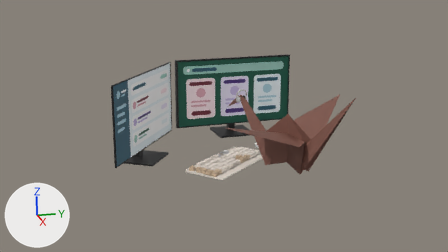
The Blender file assets/blender/CraneOnLeague.blend: old version first, new version second.
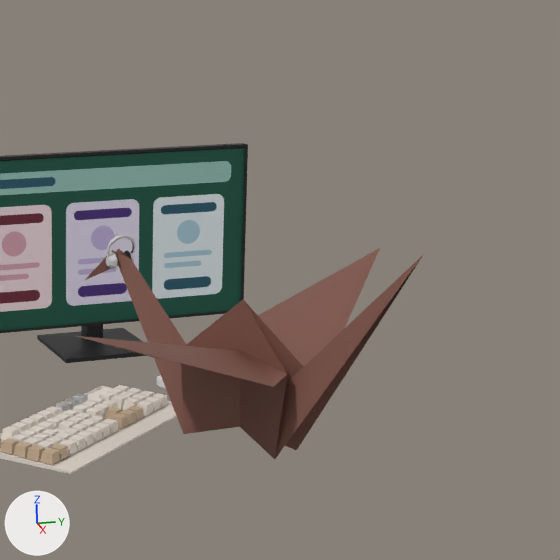
Old and new are each drawn from the file's camera 'Camera' and again close up on the part from 44% to 91% of the width and 0% to 85% of the height. The axes (+X, +Y, +Z) are drawn at lower left. The lights are the same throughout. The first two pictures are the older version.

In view in the first close-up: 'Crane', 'Keyboard', 'Monitor' and 65 more.
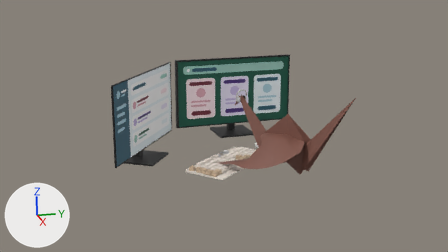
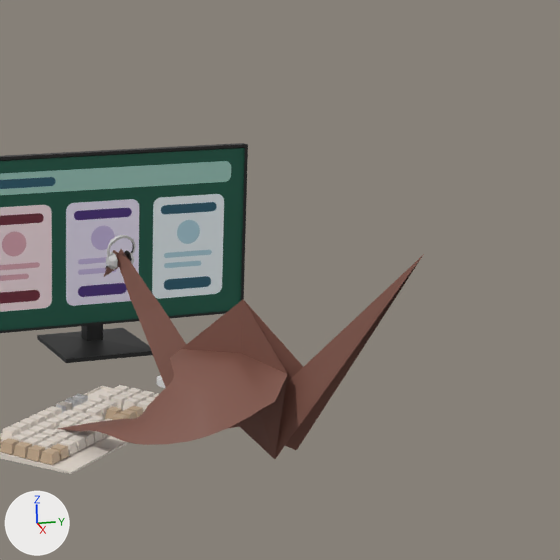
Pixel boxes [x1, y1, x2, y2] of what changed, in the close-ups (560 x 560 px; the box of a moved part takes in the faces that stretch with it):
'Crane', reshaped
    before: [76, 248, 424, 459]
    after: [58, 249, 424, 459]
part 1 of me_plane, moved or reshaped
    before: [76, 248, 380, 387]
    after: [58, 249, 287, 445]

Patch to the scene script:
```diff
--- a/assets/blender/CraneOnLeague.blend.py
+++ b/assets/blender/CraneOnLeague.blend.py
@@ me_plane @@
 # used by ob_crane; location = (0.509, 0.168, 0.0); rotation_euler = (0.0, 0.0, -2.553), in degrees (0, 0, -146); scale = (1.38, 1.38, 1.38)
-me_plane.from_pydata(...)  # 226 vertices, 167 faces; spans x -1.24..1.32, y -1.55..1.55, z 0.0..1.4
+me_plane.from_pydata(...)  # 226 vertices, 167 faces; spans x -1.24..1.28, y -0.86..0.85, z 0.0..1.4
+# me_plane part 1: 207 of 226 vertices moved; they spanned x -0.45..1.32, y -1.55..1.55, z 0.52..1.09 and now span x -0.48..1.28, y -0.86..0.85, z 0.08..1.09; mean shift (0.23, -0.01, -0.46); largest move (0.0, -1.55, 1.01) -> (1.0, -0.64, 0.08)
 me_plane.materials.append(mat_crane_brown)
```
